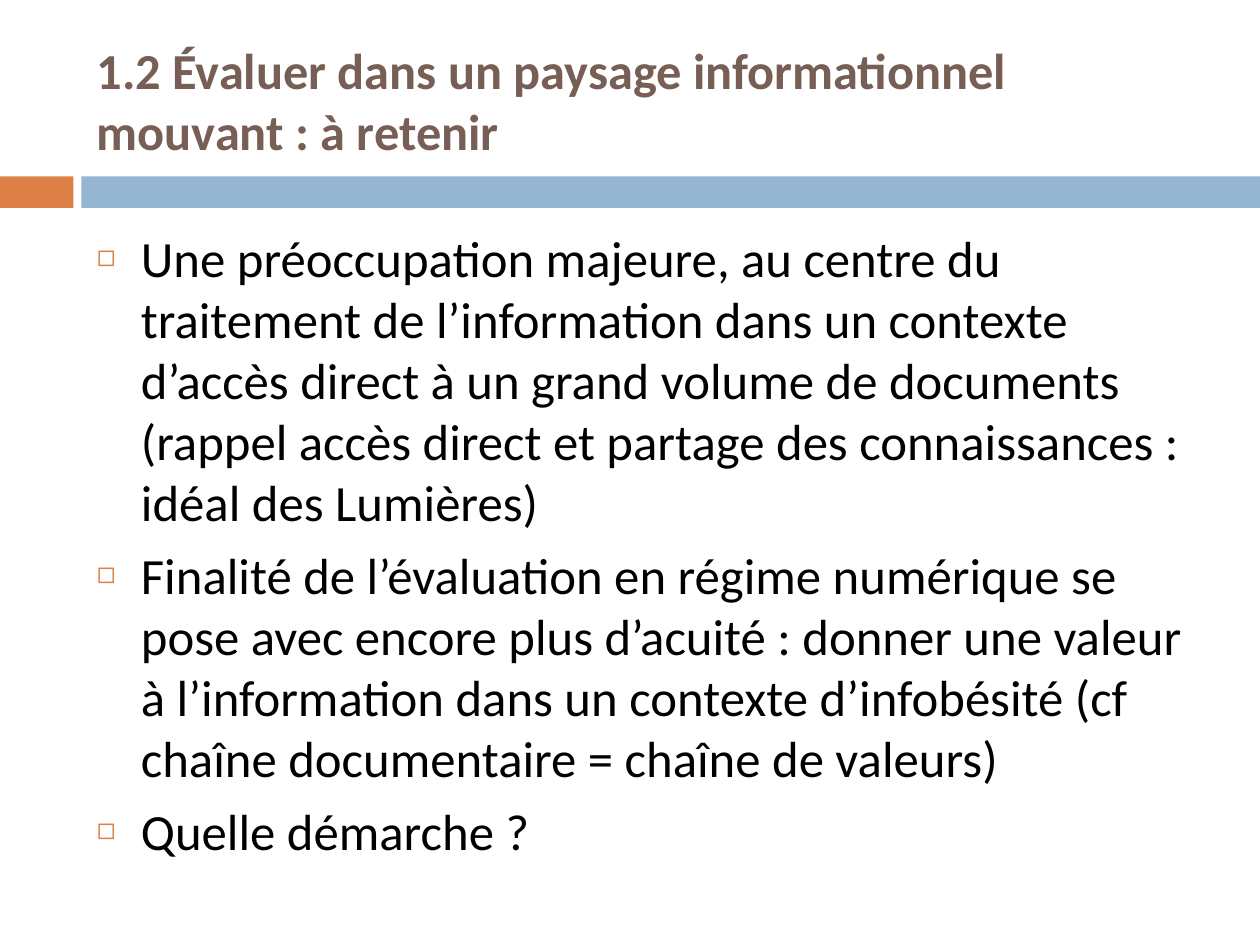
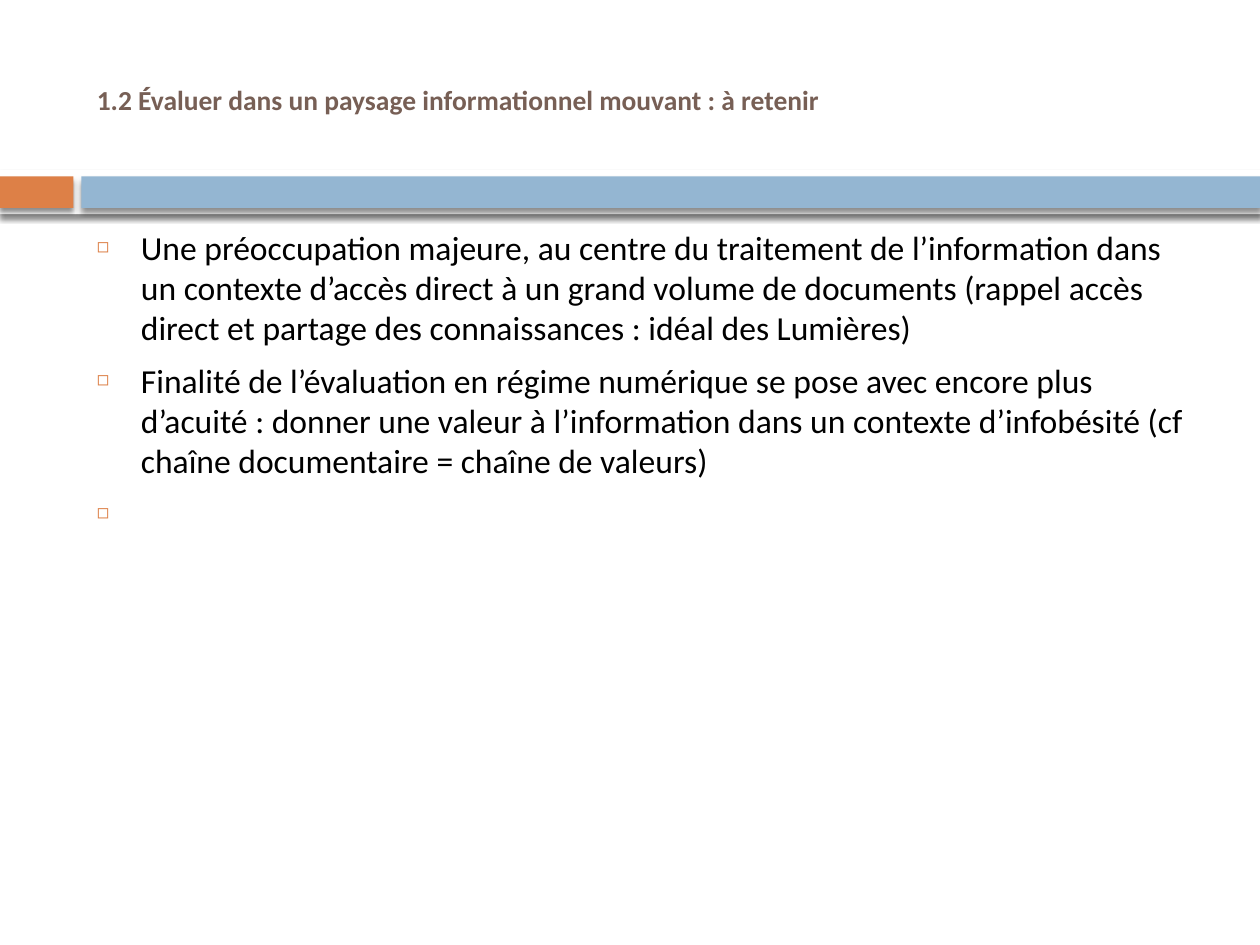
Before and after one commit to martyyann01/td_lyon3, a slide deck: slide 27 of Trait_Doc/Cours/Support_Cours.pptx. Drawn at 1260x945 pixels with LibreOffice and Linux fonts; fonts in the diff are those of the drawing. Boxes give left, top, right and bottom in pixels: in the first picture for what was removed or moved away, otherwise in the second. Text is boxed around its words. In the diff, an @@ line names an element or a change of style, - is before the commit and + after.

Commit message:
correction thesaurus & trait doc folder + anglais compr TD 211125

```diff
--- a/Trait_Doc/Cours/Support_Cours.pptx
+++ b/Trait_Doc/Cours/Support_Cours.pptx
@@ text "1.2 Évaluer dans un paysage ..." at [97,88,818,115]: size 28.8 to 15.7 pt @@
@@ rectangle at [0,176,73,208]: shadow on @@
@@ rectangle added at [0,170,1260,214], fill #FFFFFF @@
@@ rectangle at [82,176,1260,208]: shadow on @@
@@ text "Une préoccupation majeure, au centre ..." at [141,236,1183,478]: size 29 to 19.1 pt @@
@@ text at [141,814,494,857]: paragraph removed @@
-◻ Quelle démarche ?
```
Also in this commit, not shown: 72 other slides changed, 19 other files.
